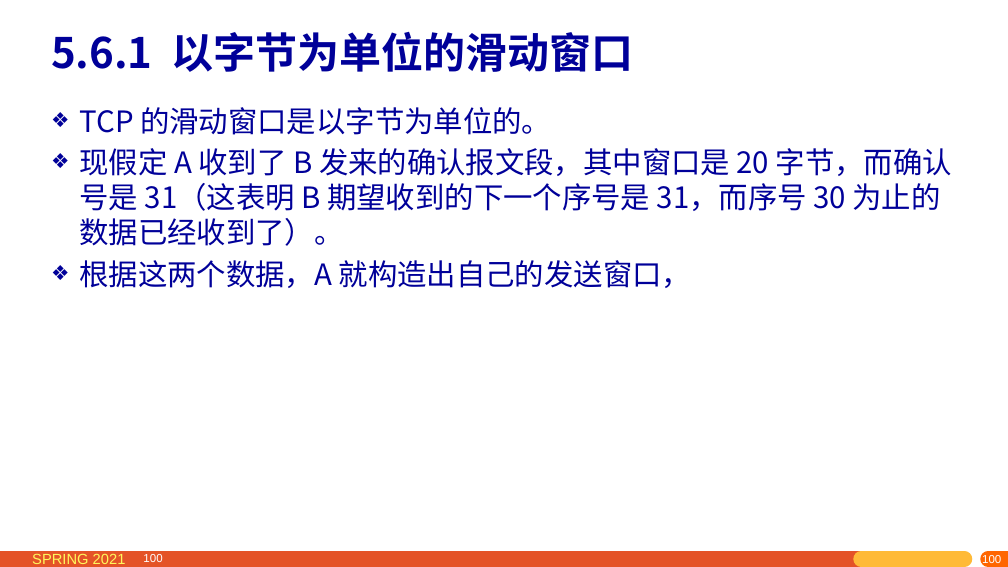
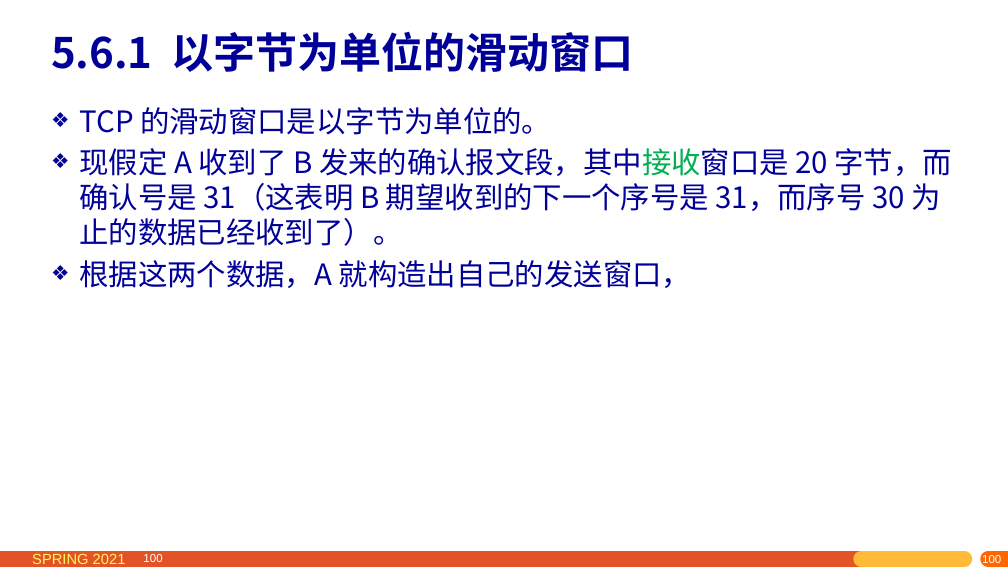
Before and after one commit to network-whu/2021, a slide deck: slide 100 of slides/instruction/05.pptx. Drawn at 1008x567 pixels with LibreOffice and Linux fonts; fonts in the diff are those of the drawing. Boxes give left, top, right and bottom in pixels: in the first picture for what was removed or moved away, otherwise in the second. Text is boxed around its words. In the diff, an @@ line names an element or a change of style, - is before the commit and + after.

```diff
--- a/slides/instruction/05.pptx
+++ b/slides/instruction/05.pptx
@@ text at (79, 148, 952, 246): text changed @@
-❖ 现假定 A 收到了 B 发来的确认报文段，其中窗口是 20 字节，而确认号是 31（这表明 B 期望收到的下一个序号是 31，而序号 30 为止的数据已经收到了）。
+❖ 现假定 A 收到了 B 发来的确认报文段，其中接收窗口是 20 字节，而确认号是 31（这表明 B 期望收到的下一个序号是 31，而序号 30 为止的数据已经收到了）。
```
Also in this commit, not shown: 5 other slides changed.
